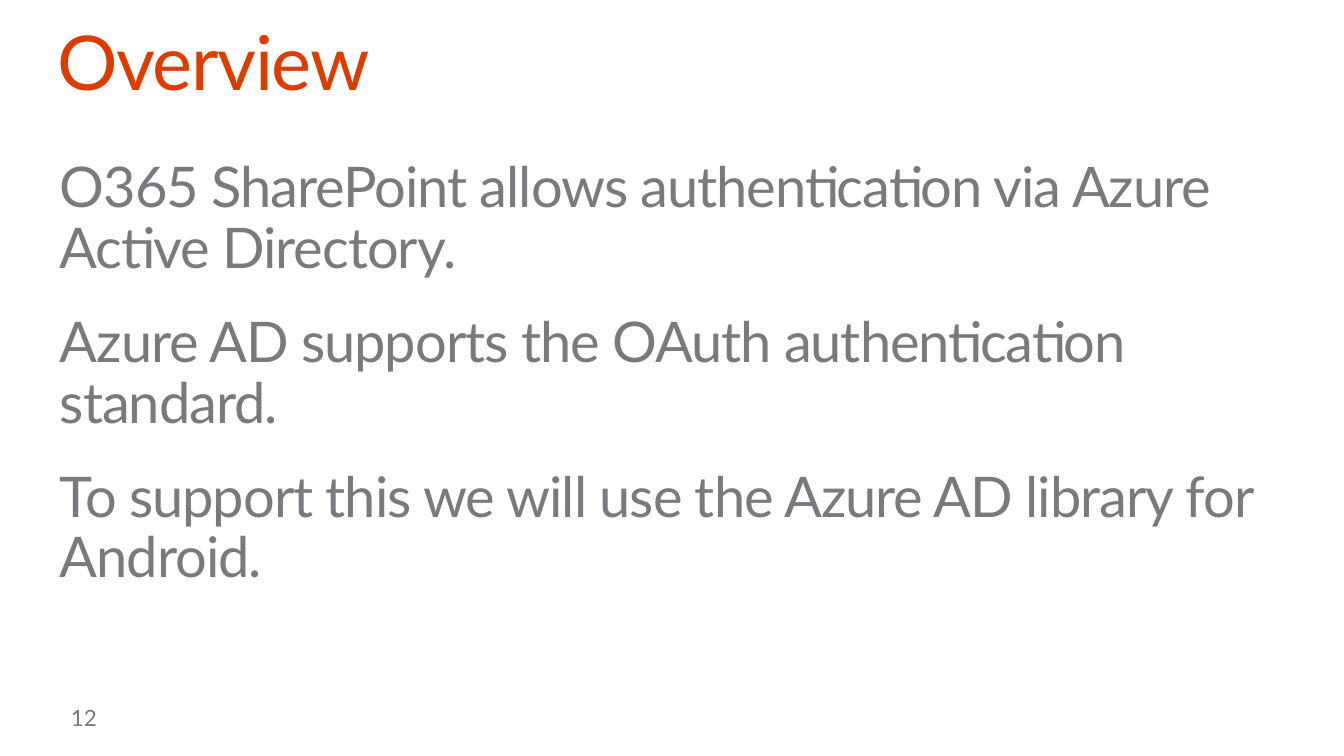
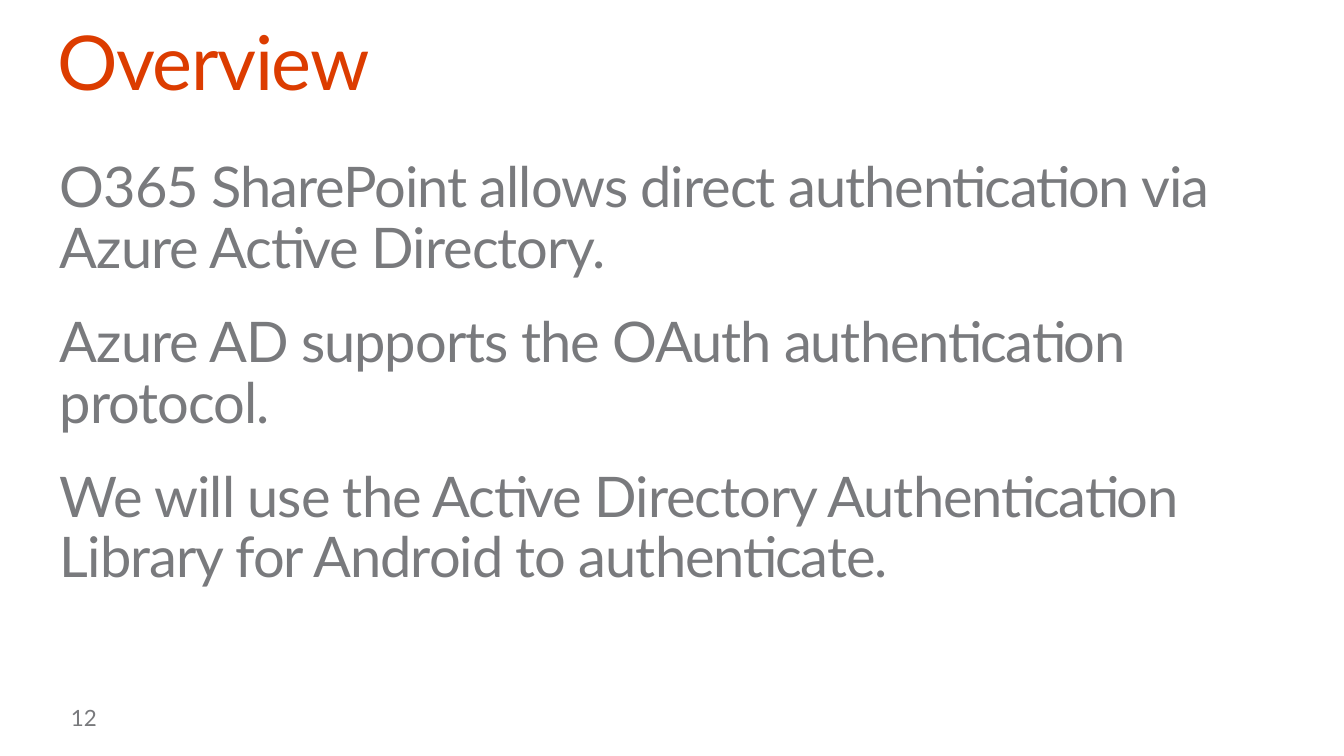
Before and after one commit to stinethebean/DevCampTraining, a slide deck: slide 12 of 06.Hook into SharePoint APIs with Android/06.Hook into SharePoint APIs with Android.pptx. Drawn at 1344x756 pixels with LibreOffice and Linux fonts; fonts in the diff are those of the drawing; background and template pictures are left out. Boxes give left, top, right and bottom in pixels: in the first picture for what was removed or moved away, otherwise in the second. Text is boxed around its words. In the diff, an @@ line names an element or a change of style, - is before the commit and + after.

```diff
--- a/06.Hook into SharePoint APIs with Android/06.Hook into SharePoint APIs with Android.pptx
+++ b/06.Hook into SharePoint APIs with Android/06.Hook into SharePoint APIs with Android.pptx
@@ text at [60, 166, 1209, 587]: text changed @@
-O365 SharePoint allows authentication via Azure Active Directory.
-Azure AD supports the OAuth authentication standard.
-To support this we will use the Azure AD library for Android.
+O365 SharePoint allows direct authentication via Azure Active Directory.
+Azure AD supports the OAuth authentication protocol.
+We will use the Active Directory Authentication Library for Android to authenticate.
```
Also in this commit, not shown: 10 other slides changed, 2 slides added, 1 slide removed.
